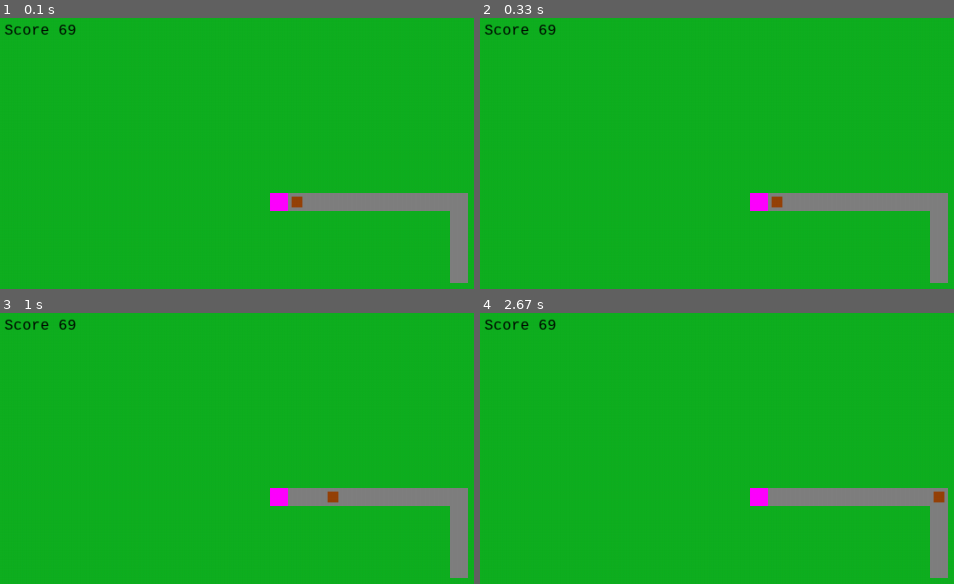
Above: before the commit, frames 1-4 (two rows, left to right).
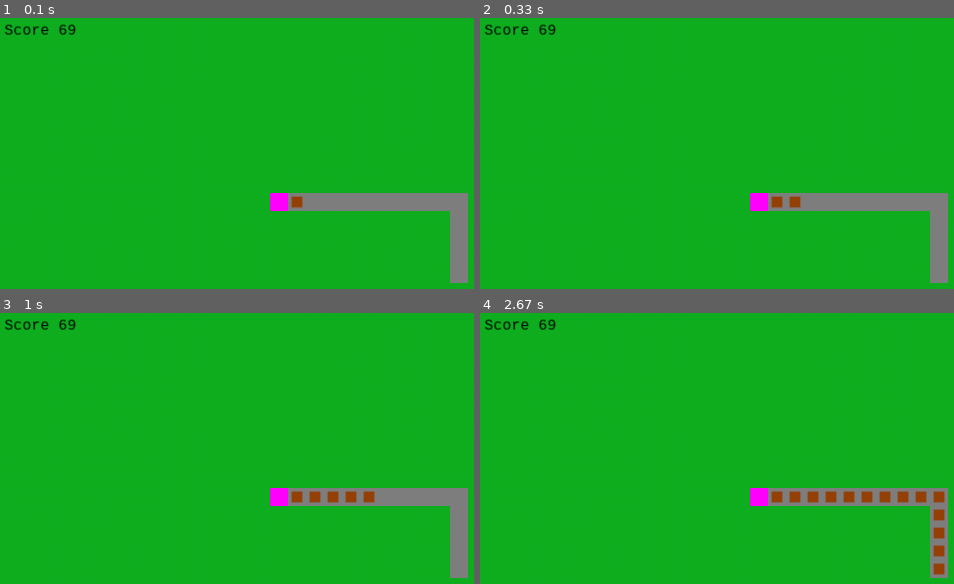
Above: after the commit, the same moments.

Repository: slin-j/funny_projects
Game: pygame game, started from py/minegame/main.py
The game is run twice, just before and just after one commit, with the same random seed, the same clock (stepped at 60 frames per second) and the same inputs.
Inputs:
- Up to frame 1 (0.1 s): no input
- Up to frame 2 (0.33 s): no input
- Up to frame 3 (1 s): tap Enter at 0.33 s
- Up to frame 4 (2.67 s): no input

Frame 1 is identical in both runs. In frame 2, 0.1% of the frame differs, in the area x 65-68%, y 65-71%; in frame 3, 0.4%; in frame 4, 1.4%, in the area x 61-99%, y 65-97%.

Commit message:
materials are now on belts and not belts under materials

Diff:
--- a/py/minegame/entitiy.py
+++ b/py/minegame/entitiy.py
@@ -15,18 +15,13 @@
         self.pos[1] += dy
 
 class copper(entitiy):
-    def __init__(self, conv_to_follow:list) -> None:
+    def __init__(self) -> None:
         super().__init__()
-        self.path = conv_to_follow
-        self.pos = conv_to_follow[0]
+        self.index_on_conv = 0
 
-    def draw_shape(self, surface:pygame.Surface):
-        r = pygame.Rect((self.pos[0]+4, self.pos[1]+4), self.size)
+    def set_pos(self, new_pos:tuple):
+        self.pos = new_pos
+
+    def draw_shape(self, pos:tuple, surface:pygame.Surface):
+        r = pygame.Rect((pos[0]+4, pos[1]+4), self.size)
         pygame.draw.rect(surface, [150, 67, 8], r)
-
-    def update_pos_on_conveyor(self) -> bool:
-        if len(self.path) <= 0:
-            return False
-        self.pos = self.path[0]
-        self.path.pop(0)
-        return True
--- a/py/minegame/main.py
+++ b/py/minegame/main.py
@@ -18,39 +18,44 @@
 
 game_map = environment.earth(game_surface)
 miner1 = resource_collect.miner((15*20,10*20))
-conv = transport.conveyor_belt([(16*20,10*20), (17*20,10*20), (18*20,10*20), (19*20,10*20), (20*20,10*20),
-                                (21*20,10*20), (22*20,10*20), (23*20,10*20), (24*20,10*20), (25*20,10*20),
-                                (25*20,11*20), (25*20,12*20), (25*20,13*20), (25*20,14*20)])
-copper = entitiy.copper(conv.get_positions())
+conv1 = transport.conveyor_belt([(16*20,10*20), (17*20,10*20), (18*20,10*20), (19*20,10*20), (20*20,10*20), (21*20,10*20), (22*20,10*20), (23*20,10*20), (24*20,10*20), (25*20,10*20), (25*20,11*20), (25*20,12*20), (25*20,13*20), (25*20,14*20)])
 
-entitiy_list = []
-entitiy_list.append(copper)
+conveyor_list = []
+conveyor_list.append(conv1)
 
 font_normal = pygame.font.SysFont("monospace",16)
 
 i = 0
 
 while True:
-    clock.tick(20) # gametick
+    clock.tick(200) # fps
 
     # user input events
     for event in pygame.event.get():
-            if event.type == pygame.QUIT:
+        if event.type == pygame.QUIT:
+            pygame.quit()
+            sys.exit()
+        if event.type == pygame.KEYDOWN:
+            if event.key == pygame.K_q:
                 pygame.quit()
                 sys.exit()
 
+    # draw plain map
     game_map.draw_background()
+    # draw machines and belts on map
     miner1.draw_shape(game_map.bg)
-    conv.draw_shape(game_map.bg)
-    for e in entitiy_list: e.draw_shape(game_map.bg)
-    i += 1
-    if i == 5:
-        i = 0
-        for e in entitiy_list:
-            if e.update_pos_on_conveyor() == False: del e; continue
+    for c in conveyor_list:
+        c.draw_shape_with_materials(game_map.bg)
+
+    if i % 6 == 0: conv1.add_material(entitiy.copper())
+
+    c.incr_material_positions()
 
     # show new graphics
     game_surface.blit(game_map.bg, (0, 0))
     text = font_normal.render("Score {0}".format(69), 1, (0,0,0))
     game_surface.blit(text, (5,10))
     pygame.display.update()
+
+    i += 1
+    if i == 100: i = 0
--- a/py/minegame/resource_collect.py
+++ b/py/minegame/resource_collect.py
@@ -5,7 +5,6 @@
         if len(position) == 2:
             self.position = position
             self.size = (20, 20) # px
-            self.is_valid_pos = False
 
     def draw_shape(self, surface:pygame.Surface):
         r = pygame.Rect(self.position, self.size)
--- a/py/minegame/transport.py
+++ b/py/minegame/transport.py
@@ -1,14 +1,35 @@
 import pygame
+import time
+
+import entitiy
 
 class conveyor_belt:
     def __init__(self, positions:list[tuple]) -> None:
+        self.UPDATE_INTERVAL = 200e6 # 200ms
         self.positions = positions
+        self.materials = []
         self.size = (20, 20) # px
+        self.last_update = time.time_ns()
 
-    def draw_shape(self, surface:pygame.Surface):
+    def draw_shape_with_materials(self, surface:pygame.Surface):
         for p in self.positions:
             r = pygame.Rect(p, self.size)
             pygame.draw.rect(surface, [128, 128 , 128], r)
+        for m in self.materials:
+            m.draw_shape(self.positions[m.index_on_conv], surface)
+
+    def add_material(self, new_mat:entitiy):
+        self.materials.append(new_mat)
+        # self.materials[-1].set_pos(self.positions[0]) # set startposition of new material to the beginning of the belt
+
+    def incr_material_positions(self) -> bool:
+        while time.time_ns() - self.last_update >= self.UPDATE_INTERVAL:
+            self.last_update += self.UPDATE_INTERVAL
+            for m in self.materials:
+                m.index_on_conv += 1
+                if m.index_on_conv > len(self.positions) - 1:
+                    self.materials.remove(m)
+            #todo what to do when conv ends?
 
     def get_positions(self) -> list[tuple]:
         return self.positions.copy()
